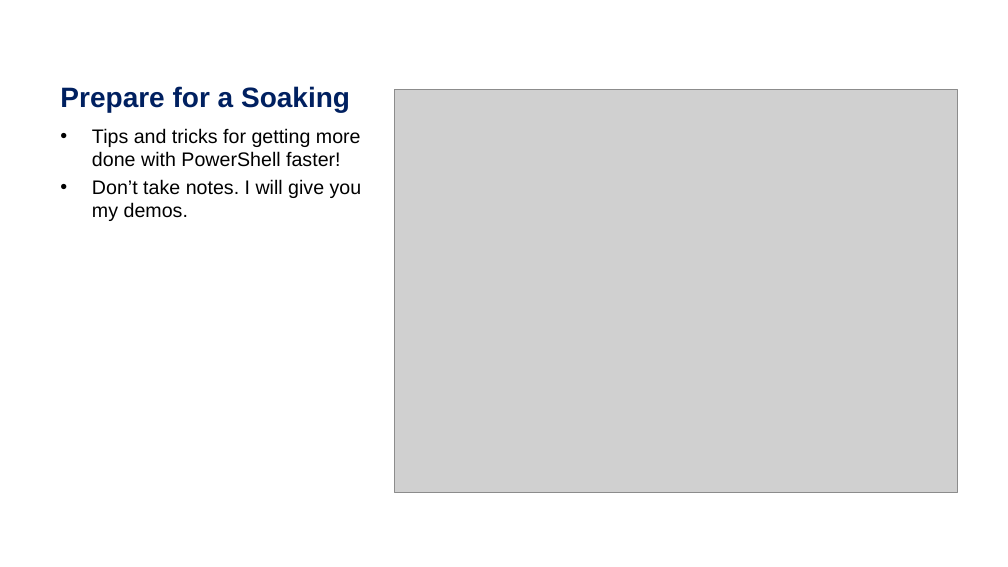
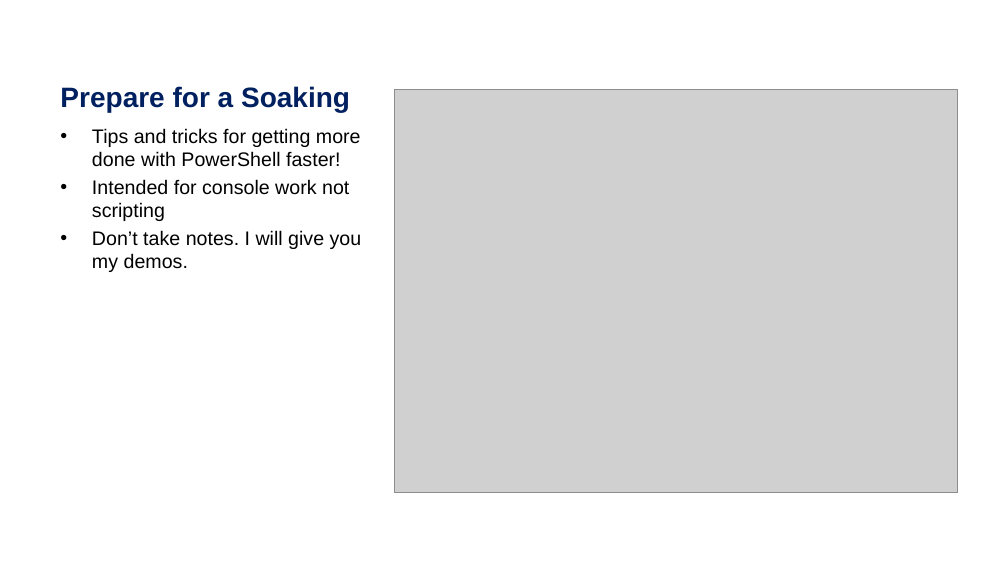
Before and after one commit to jdhitsolutions/powershell-fast-and-furious, a slide deck: slide 2 of hicks-psfast.pptx. Drawn at 1008x567 pixels with LibreOffice and Linux fonts; fonts in the diff are those of the drawing; grey boxes stand for pictures; background and template pictures are left out. Boxes give left, top, right and bottom in pixels: in the first picture for what was removed or moved away, otherwise in the second. Text is boxed around its words. In the diff, an @@ line names an element or a change of style, - is before the commit and + after.

```diff
--- a/hicks-psfast.pptx
+++ b/hicks-psfast.pptx
@@ text at (92,179,349,221): paragraph added @@
+• Intended for console work not scripting
```
Also in this commit, not shown: 5 other files.
